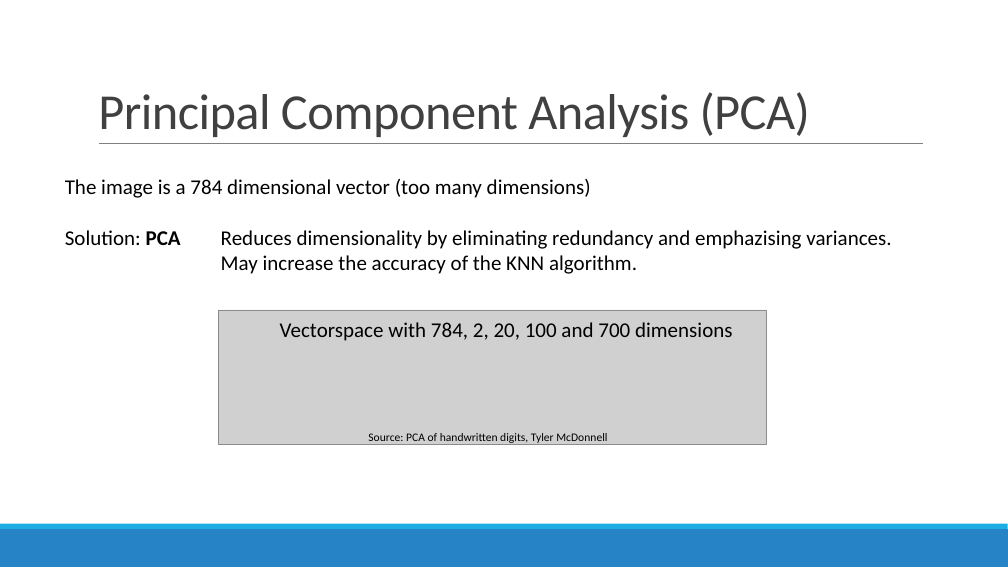
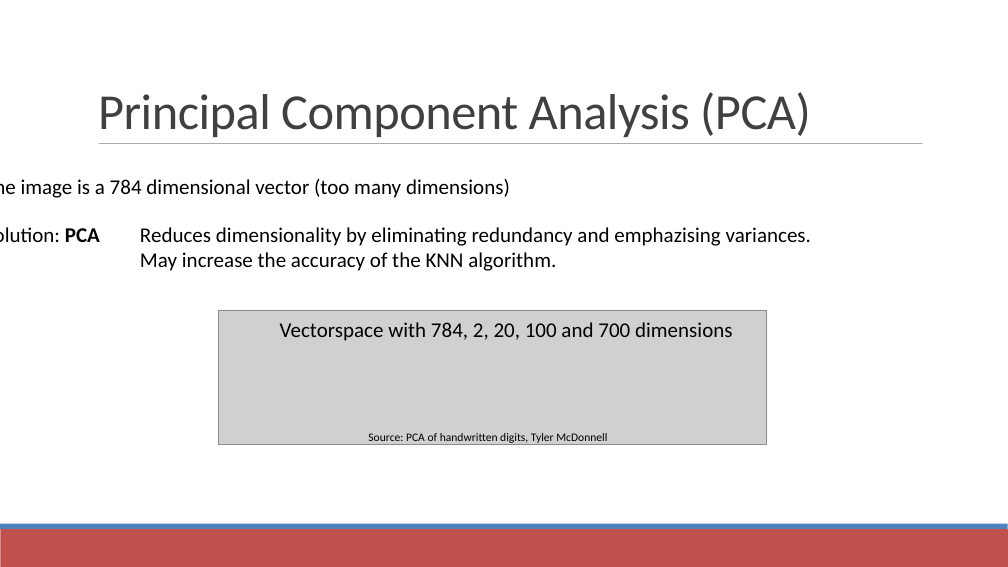
Before and after one commit to datascience-mobi/project-03-group-01, a slide deck: slide 5 of Vortrag1.pptx. Drawn at 1008x567 pixels with LibreOffice and Linux fonts; fonts in the diff are those of the drawing; grey boxes stand for pictures. Boxes give left, top, right and bottom in pixels: in the first picture for what was removed or moved away, otherwise in the second. Text is boxed around its words. In the diff, an @@ line names an element or a change of style, - is before the commit and + after.

```diff
--- a/Vortrag1.pptx
+++ b/Vortrag1.pptx
@@ line (99, 144) - (923, 144): stroke #808080 0.5 pt to #808080 0.51 pt @@
@@ text "The image is a 784 ..." rewrapped from box(65, 179, 891, 274) to box(21, 179, 811, 271) @@
@@ rectangle at box(0, 529, 1008, 567): fill #2683C6 to #C0504D @@
@@ rectangle at box(0, 524, 1008, 529): fill #1CADE4 to #4F81BD @@
```
Also in this commit, not shown: 8 other slides changed.
